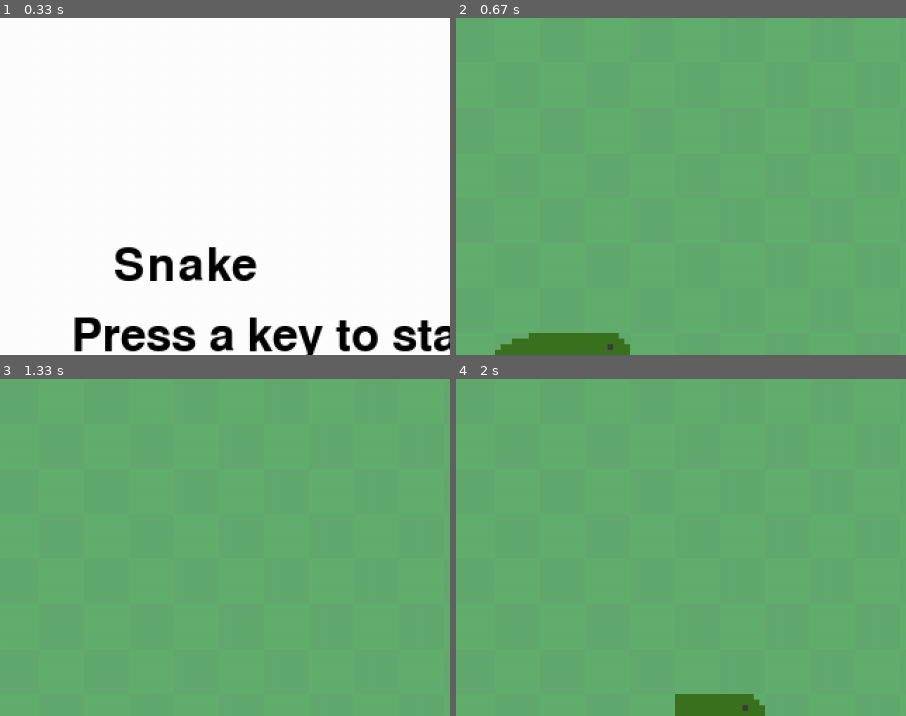
Above: before the commit, frames 1-4 (two rows, left to right).
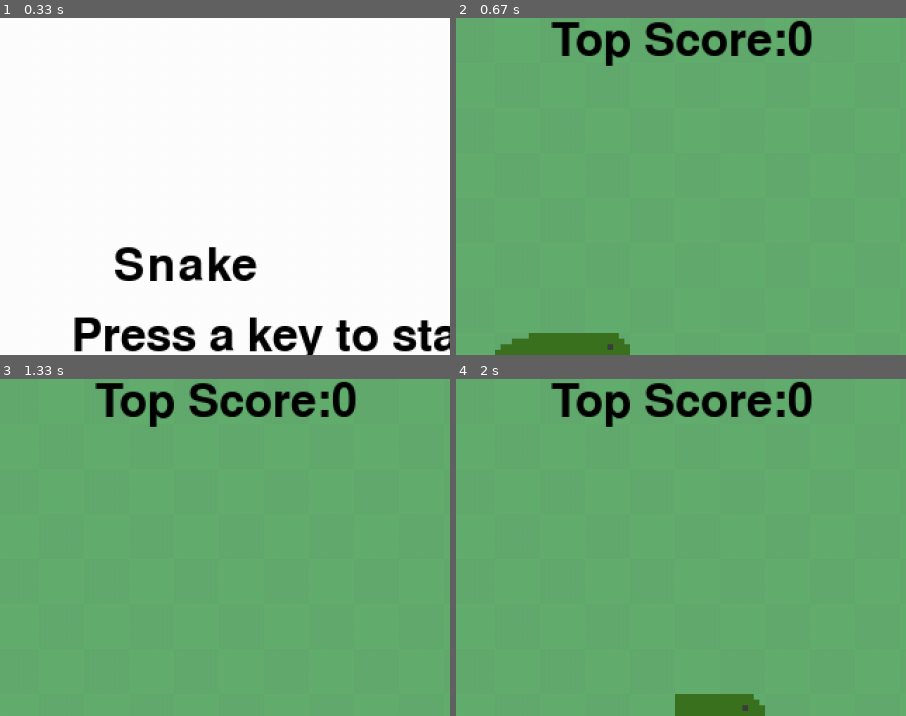
Above: after the commit, the same moments.

Repository: gwaem/pygame_snake
Game: pygame game, started from game.py
Same seed, same stepped clock (60 frames per second), same inputs: the game is played once before the commit and once after it.
Inputs:
- Up to frame 1 (0.33 s): no input
- Up to frame 2 (0.67 s): tap Enter at 0.33 s
- Up to frame 3 (1.33 s): tap S at 0.67 s; hold Right from 1 s (still down)
- Up to frame 4 (2 s): release Right at 1.47 s; hold Up 1.5-1.8 s; hold Right from 1.83 s (still down)
The pictures show only the part of the screen within x 21-71%, y 0-50%; the shares and areas given below are measured in that part.

Frame 1 is identical in both runs. In frame 2, 2.9% of the frame differs, in the area x 21-80%, y 0-15%; in frame 3, 2.9%; in frame 4, 2.9%.

Commit message:
feat: add game over screen and self-collision condition

Diff:
--- a/game.py
+++ b/game.py
@@ -76,6 +76,7 @@
 
         while True:
             self.score = 0
+            self.top_score = 0
             while True:
                 self.current_time = pygame.time.get_ticks()
 
@@ -115,17 +116,47 @@
                 # Move the player after a given period.
                 if self.current_time - self.last_move_time >= 200:
                     if self.movement != [0, 0]:
-                        self.player.update(self.movement)
+                        game_over = self.player.update(self.movement)
+
+                        if game_over is True:
+                            if self.score > self.top_score:
+                                self.top_score = self.score
+                            break
                         self.last_move_time = self.current_time
                 self.player.render(self.display)
 
                 self.draw_text(f"Score:{self.score}", self.font, self.display, 10, 0)
+                self.draw_text(
+                    f"Top Score:{self.top_score}", self.font, self.display, 200, 0
+                )
 
                 self.screen.blit(
                     pygame.transform.scale(self.display, self.screen.get_size()), (0, 0)
                 )
                 pygame.display.update()
                 self.clock.tick(self.FPS)
+
+            # Show the "Game Over" screen.
+            self.display.fill(self.BACKGROUNDCOLOR)
+            self.draw_text(
+                "GAME OVER",
+                self.font,
+                self.display,
+                (self.SCREEN_WIDTH / 3),
+                (self.SCREEN_HEIGHT / 3),
+            )
+            self.draw_text(
+                "Press a key to play again.",
+                self.font,
+                self.display,
+                (self.SCREEN_WIDTH / 3) - 80,
+                (self.SCREEN_HEIGHT / 3) + 50,
+            )
+            self.screen.blit(
+                pygame.transform.scale(self.display, self.screen.get_size()), (0, 0)
+            )
+            pygame.display.update()
+            self.wait_for_player_to_press_key()
 
     def terminate(self):
         pygame.quit()
--- a/scripts/entities.py
+++ b/scripts/entities.py
@@ -41,6 +41,8 @@
 
                 for i, pos in enumerate(old_body[:-1]):
                     self.body[i + 1] = pos
+            else:
+                return True
 
     def rotate_head(self, movement=(0, 0)):
         if movement == [0, -1]:
